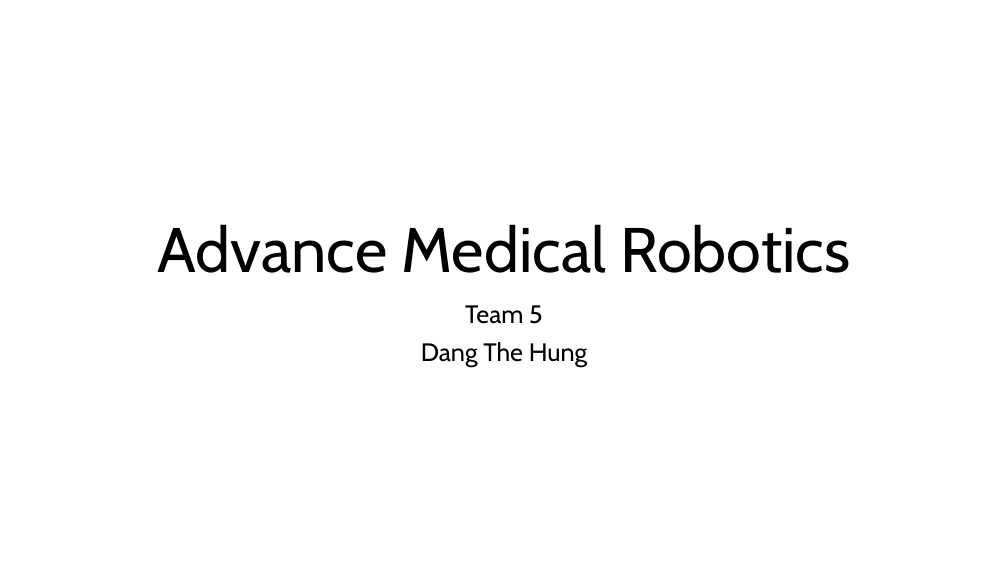
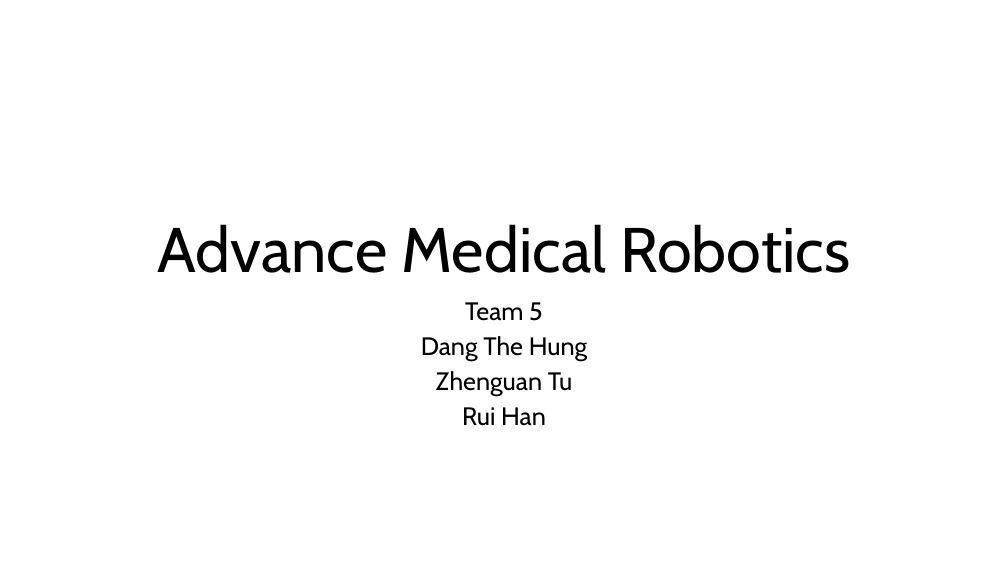
Before and after one commit to dthung99/Advanced_Medical_Robotics_MSc_course, a slide deck: slide 1 of Advanced_Robotics_Report_Presentation.pptx. Drawn at 1008x567 pixels with LibreOffice and Linux fonts; fonts in the diff are those of the drawing. Boxes give left, top, right and bottom in pixels: in the first picture for what was removed or moved away, otherwise in the second. Text is boxed around its words. In the diff, an @@ line names an element or a change of style, - is before the commit and + after.

```diff
--- a/Advanced_Robotics_Report_Presentation.pptx
+++ b/Advanced_Robotics_Report_Presentation.pptx
@@ subtitle at (421,302,587,361): line spacing 0.9 to 0.8 @@
@@ subtitle at (436,371,572,426): paragraphs added @@
+Zhenguan Tu
+Rui Han
```
Also in this commit, not shown: 9 other slides changed, 5 slides added, 7 other files.
